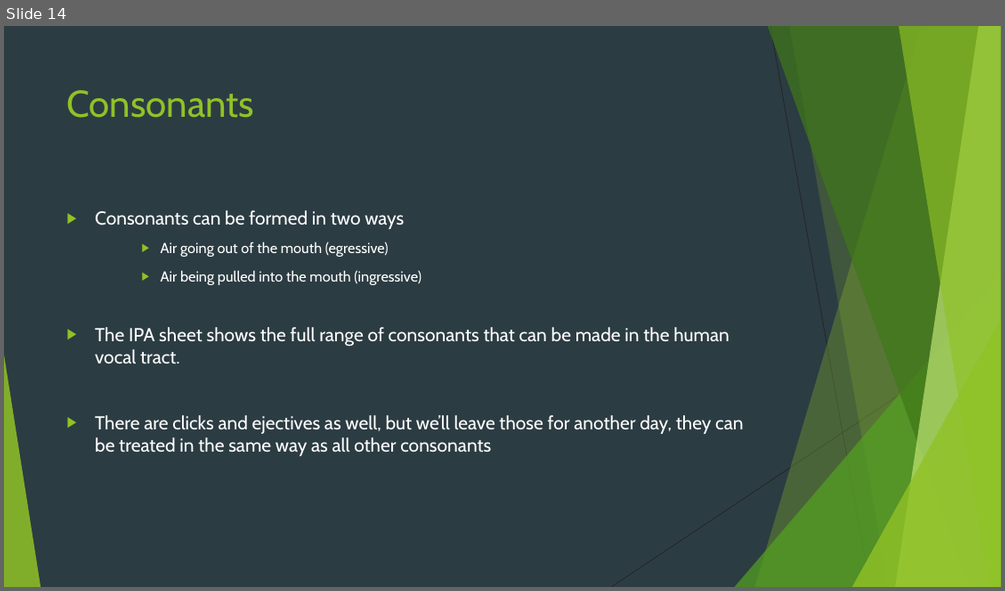
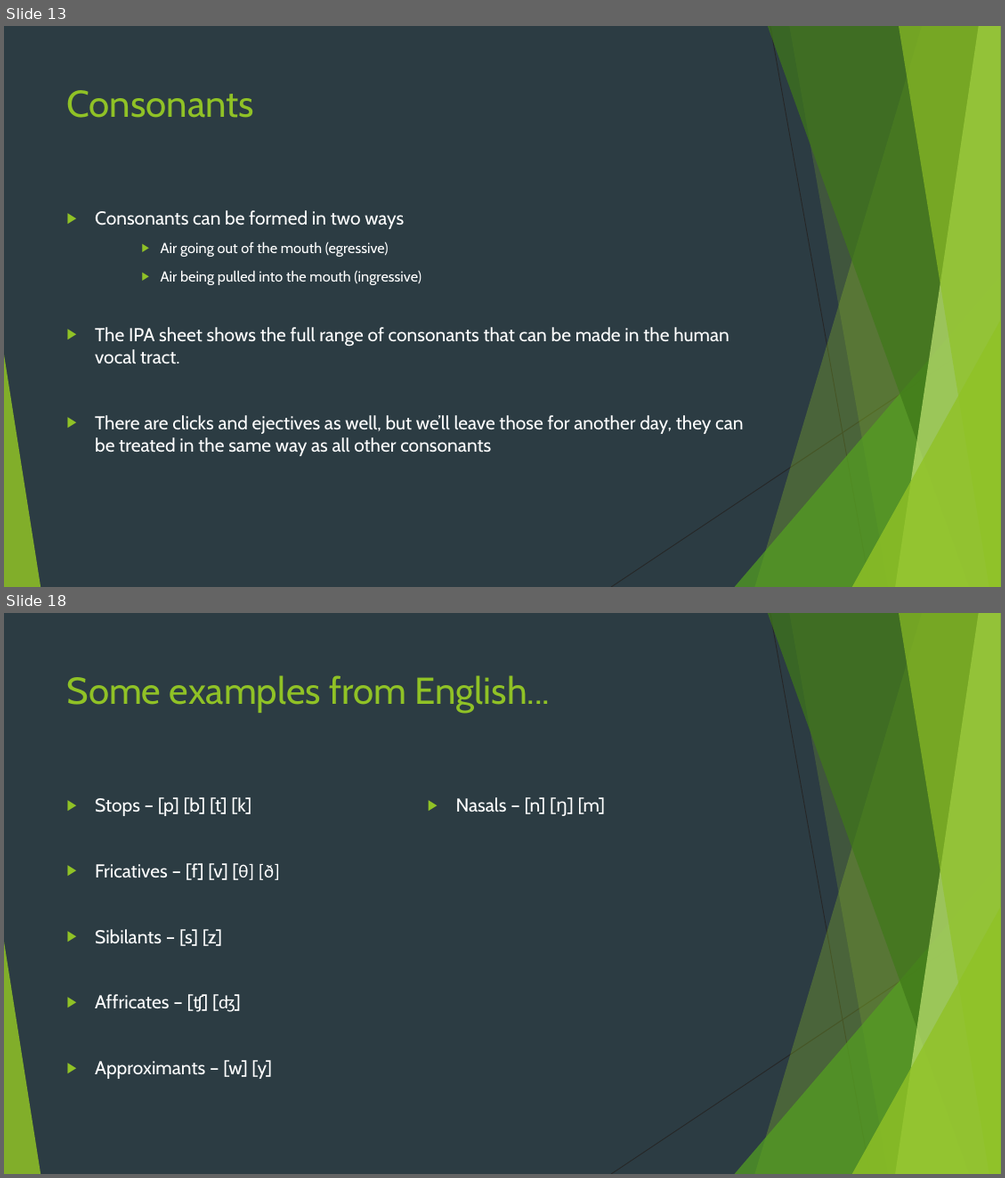
Before and after one commit to krownniuqjk/Lectures, a slide deck: Short Course in Linguistics Wk 1.pptx. Shown one above the other, each under a label of ours: slide 14 before the commit, slides 13 and 18 after it; the slides between them are not shown. The pictures are 1005x591 and 1005x1178 pixels, drawn with LibreOffice and Linux fonts; fonts in the diff are those of the drawing. Boxes give left, top, right and bottom in pixels: in the first picture for what was removed or moved away, otherwise in the second. Text is boxed around its words. In the diff, an @@ line names an element or a change of style, - is before the commit and + after.

```diff
--- a/Short Course in Linguistics Wk 1.pptx
+++ b/Short Course in Linguistics Wk 1.pptx
@@ slide 18 added at bbox=[4, 613, 1001, 1174], background #2C3C43; not listed: 10 template elements that a slide beside it also shows @@
@@ title added at bbox=[67, 675, 550, 713], 36 pt, text #90C226 @@
+Some examples from English...
@@ text added at bbox=[95, 797, 280, 1078], 18 pt, text #FFFFFF @@
+▶ Stops – [p] [b] [t] [k]
+▶ Fricatives – [f] [v] [θ] [ð]
+▶ Sibilants – [s] [z]
+▶ Affricates – [ʧ] [ʤ]
+▶ Approximants – [w] [y]
@@ text added at bbox=[456, 797, 606, 816], 18 pt, text #FFFFFF @@
+▶ Nasals – [n] [ŋ] [m]
@@ what was slide 14 is now slide 13 @@
```
Also in this commit, not shown: 1 slide changed, 41 other slides added, 2 slides removed, 1 other file.
